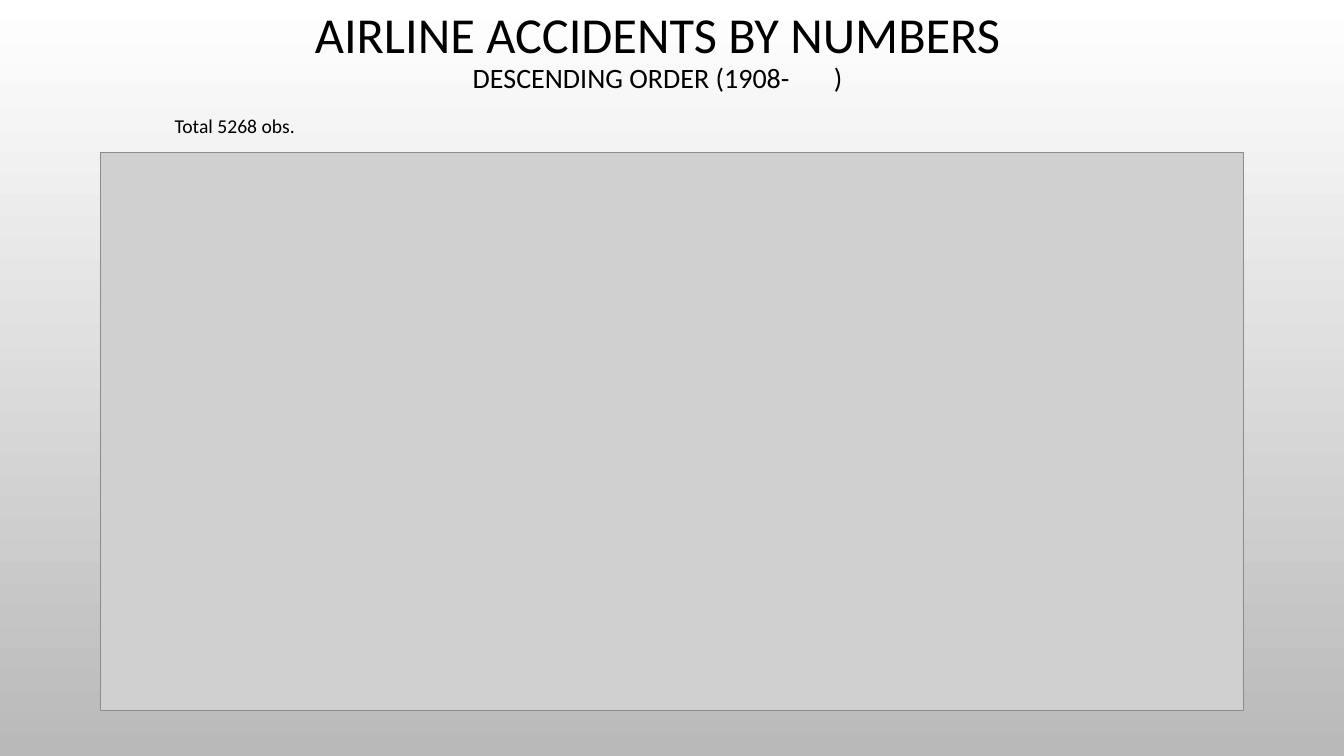
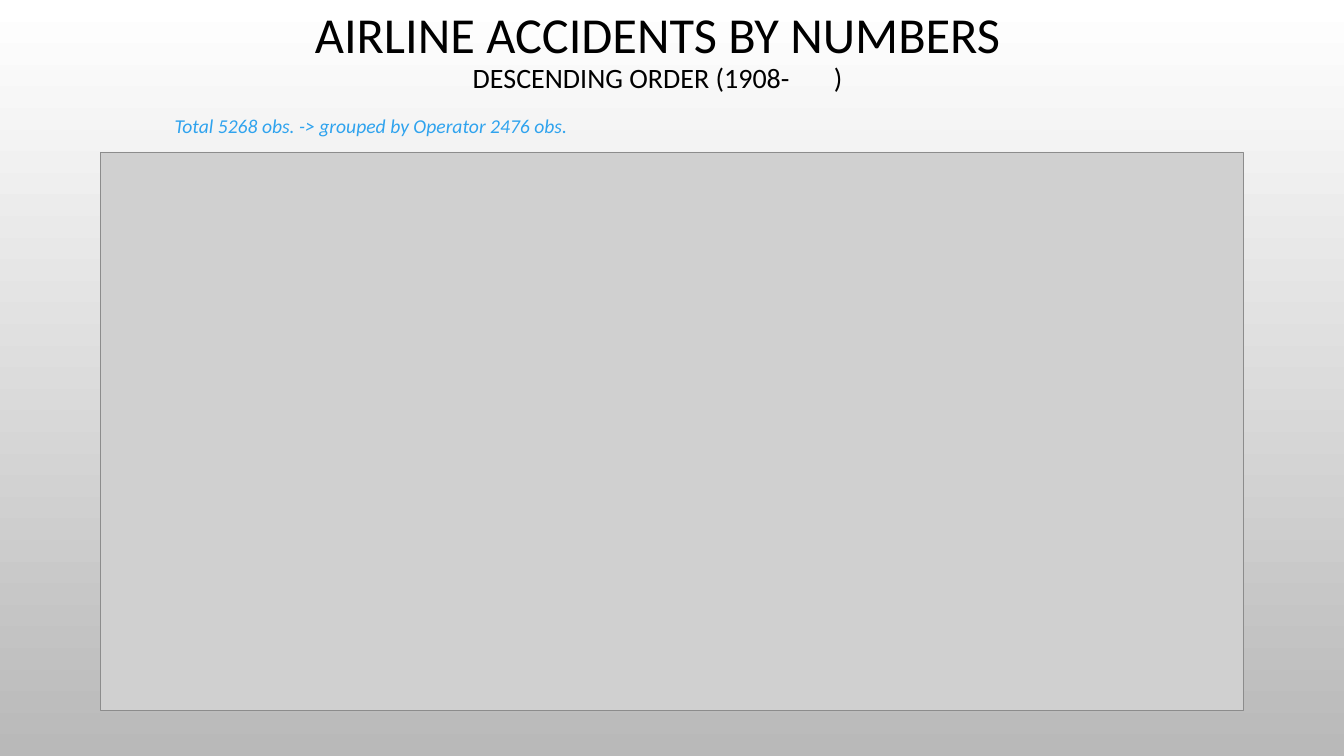
Before and after one commit to nycdatasci/bootcamp006_project, a slide deck: slide 3 of Project5-Capstone/AnneSong/SkyandSea.pptx. Drawn at 1344x756 pixels with LibreOffice and Linux fonts; fonts in the diff are those of the drawing; grey boxes stand for pictures; background and template pictures are left out. Boxes give left, top, right and bottom in pixels: in the first picture for what was removed or moved away, otherwise in the second. Text is boxed around its words. In the diff, an @@ line names an element or a change of style, - is before the commit and + after.

```diff
--- a/Project5-Capstone/AnneSong/SkyandSea.pptx
+++ b/Project5-Capstone/AnneSong/SkyandSea.pptx
@@ text at box(175, 119, 567, 137): text changed; text colour #000000 to #2FA3EE; italic on @@
-Total 5268 obs.
+Total 5268 obs. -> grouped by Operator 2476 obs.
```
Also in this commit, not shown: 6 other slides changed, 3 slides added.
